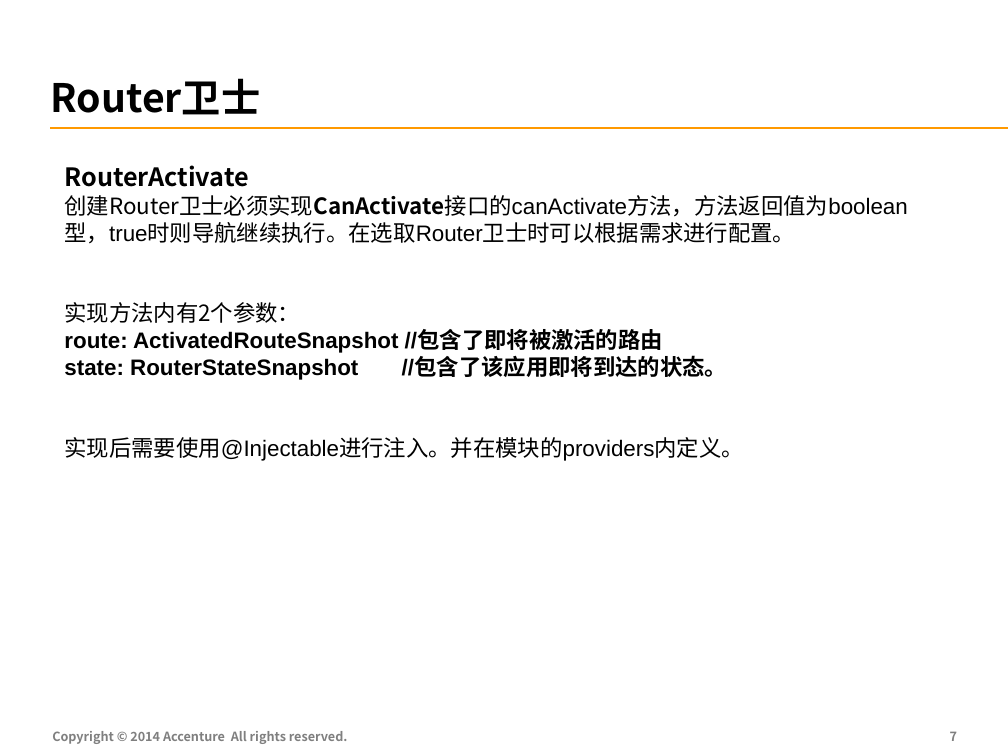
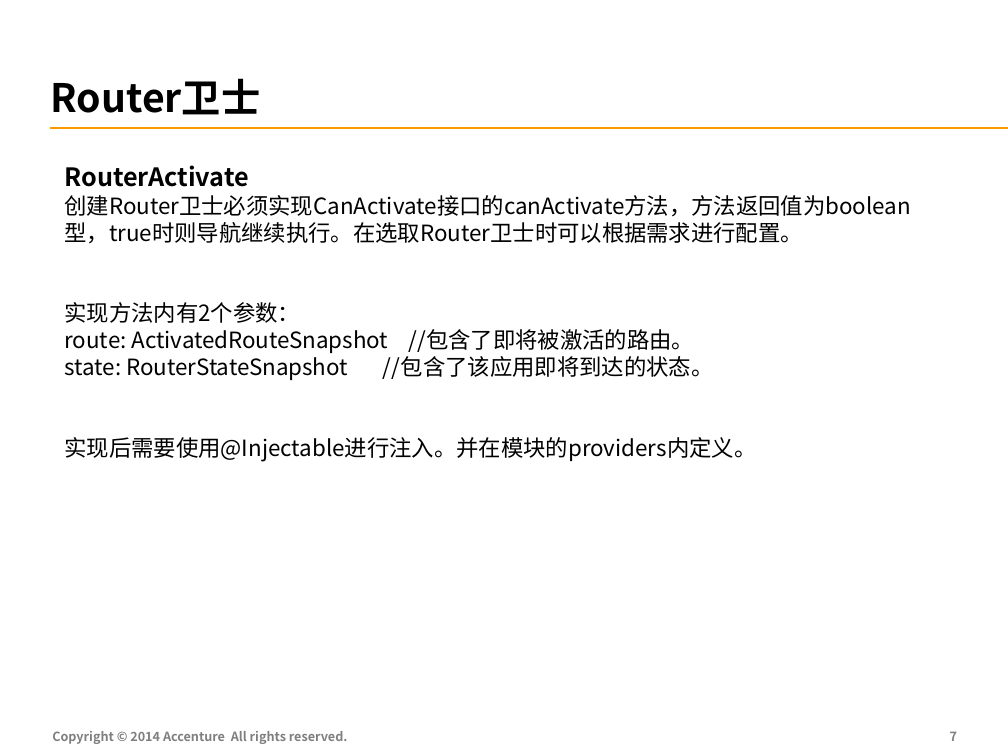
Before and after one commit to FS-Angular-Interest-Group/AngularTraining, a slide deck: slide 8 of PPT/04-Accenture-FS-Angular-Router.pptx. Drawn at 1008x756 pixels with LibreOffice and Linux fonts; fonts in the diff are those of the drawing. Boxes give left, top, right and bottom in pixels: in the first picture for what was removed or moved away, otherwise in the second. Text is boxed around its words. In the diff, an @@ line names an element or a change of style, - is before the commit and + after.

Commit message:
router

```diff
--- a/PPT/04-Accenture-FS-Angular-Router.pptx
+++ b/PPT/04-Accenture-FS-Angular-Router.pptx
@@ text at [64, 195, 911, 461]: font Arial to Noto Sans CJK SC in "创建Router卫士必须实现CanActivate接口的canActivate方法，方法返回值为boolean型，tru ...", "state: RouterStateSnapshot //包含了该应用即将到达的状态。", "实现后需要使用@Injectable进行注入。并在模块的providers内定义。"; bold off in "创建Router卫士必须实现CanActivate接口的canActivate方法，方法返回值为boolean型，tru ...", "state: RouterStateSnapshot //包含了该应用即将到达的状态。" @@
@@ text at [64, 329, 694, 353]: text changed; font Arial to Noto Sans CJK SC; bold off @@
-route: ActivatedRouteSnapshot //包含了即将被激活的路由
+route: ActivatedRouteSnapshot //包含了即将被激活的路由。
```
Also in this commit, not shown: 5 other slides changed.
